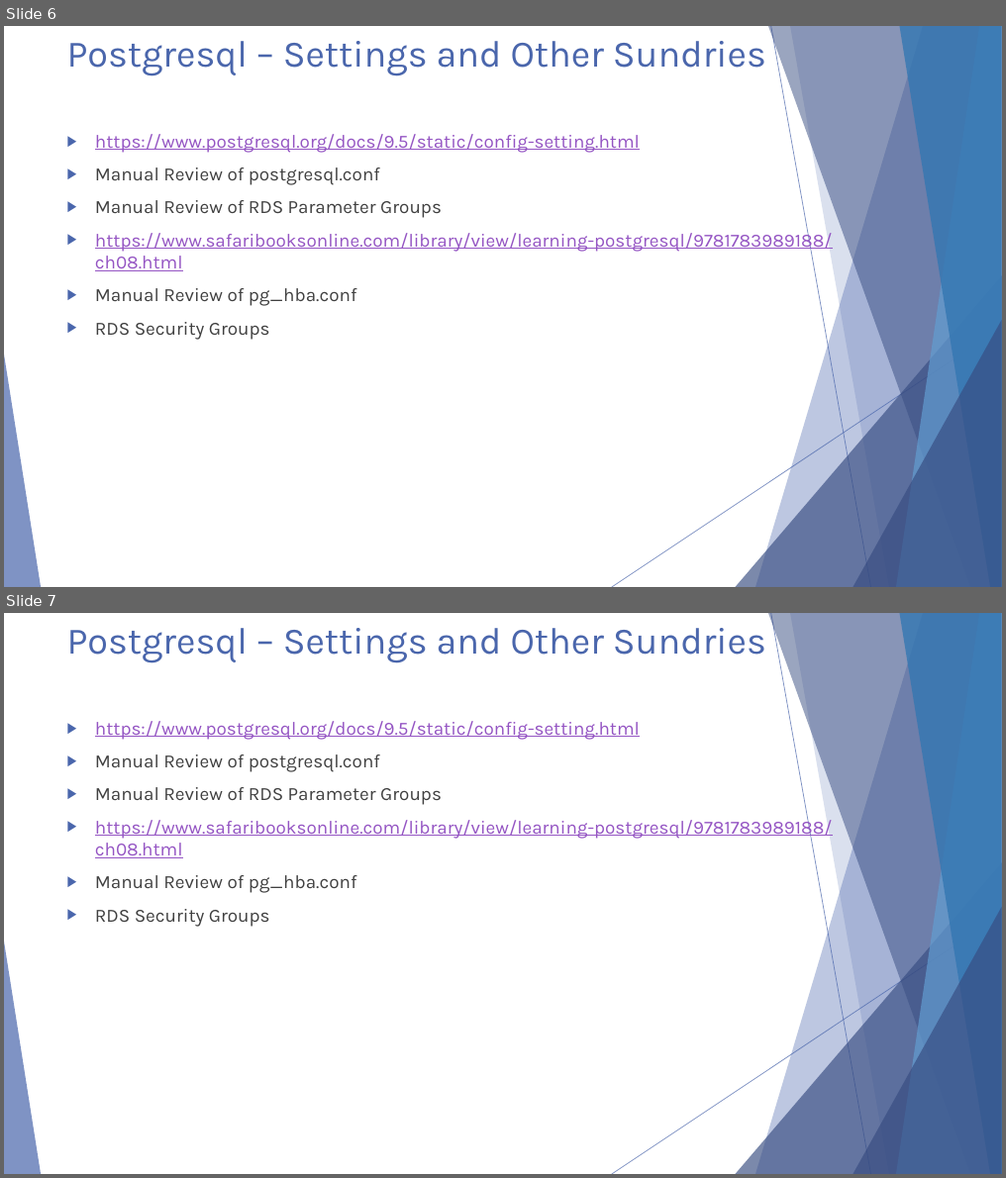
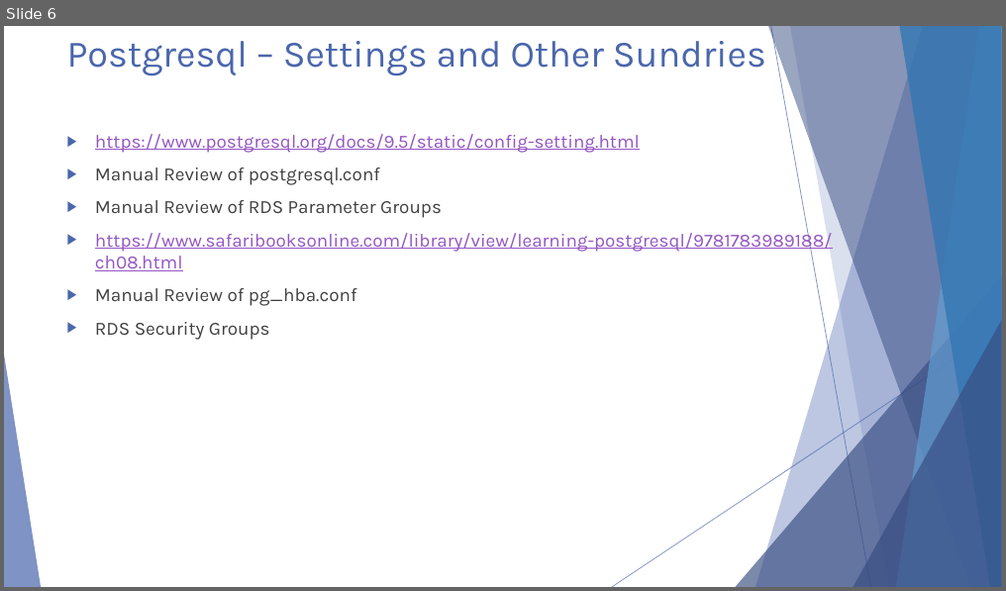
Before and after one commit to michaelrishiforrester/IntrotoPostgres2016, a slide deck: Presentations/Postgresql Presentation Day 2.pptx. Shown one above the other, each under a label of ours: slides 6 and 7 before the commit, slide 6 after it. The pictures are 1006x1178 and 1006x591 pixels, drawn with LibreOffice and Linux fonts; fonts in the diff are those of the drawing. Boxes give left, top, right and bottom in pixels: in the first picture for what was removed or moved away, otherwise in the second. Text is boxed around its words. In the diff, an @@ line names an element or a change of style, - is before the commit and + after.

```diff
--- a/Presentations/Postgresql Presentation Day 2.pptx
+++ b/Presentations/Postgresql Presentation Day 2.pptx
@@ slide 7 removed at bbox=[4, 613, 1002, 1174], background #FFFFFF; not listed: 10 template elements that a slide beside it also shows @@
@@ title removed at bbox=[67, 628, 766, 663] @@
-Postgresql – Settings and Other Sundries
@@ text removed at bbox=[95, 721, 833, 927] @@
-▶ https://www.postgresql.org/docs/9.5/static/config-setting.html
-▶ Manual Review of postgresql.conf
-▶ Manual Review of RDS Parameter Groups
-▶ https://www.safaribooksonline.com/library/view/learning-postgresql/9781783989188/ch08.html
-▶ Manual Review of pg_hba.conf
-▶ RDS Security Groups
```
Also in this commit, not shown: 1 slide changed, 3 other files.
